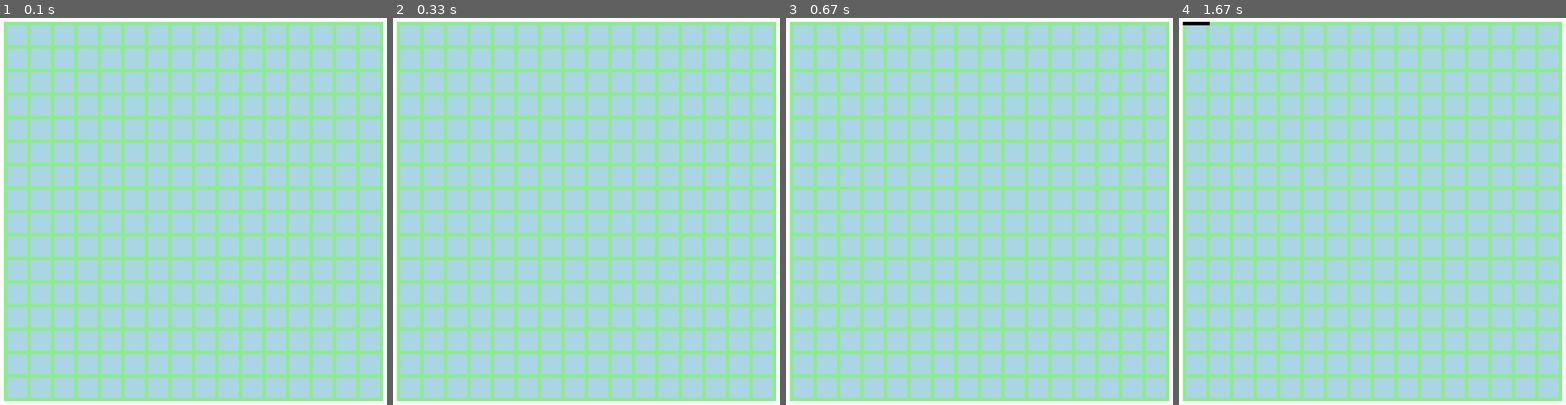
Above: before the commit, frames 1-4 (left to right).
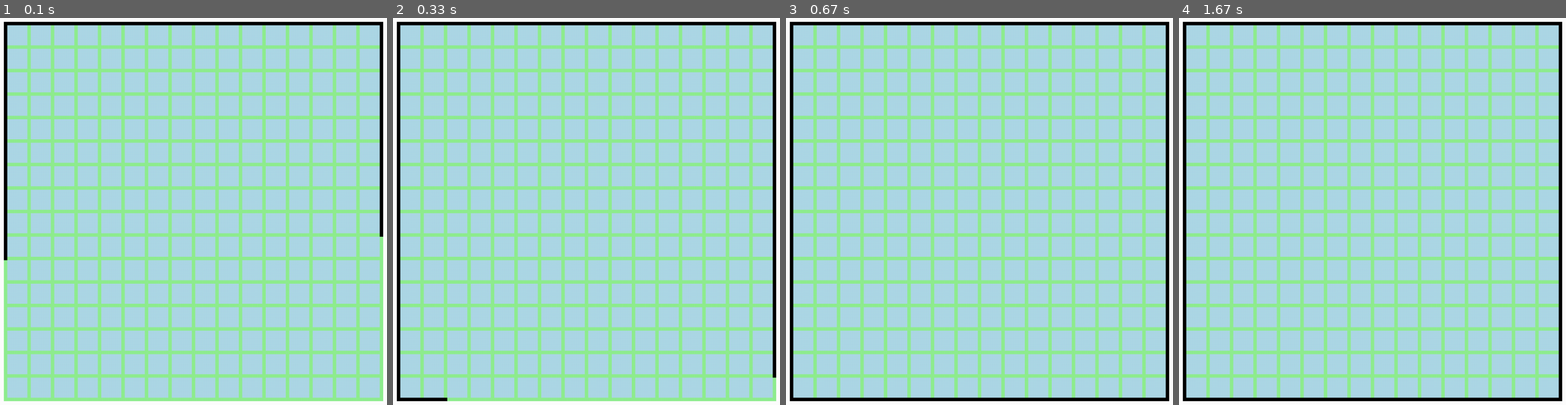
Above: after the commit, the same moments.

Repository: atharva-bhange/Project-Micromouse-Simulation
Game: pygame game, started from Project Micromouse/interface.py
The game is run twice, just before and just after one commit, with the same random seed, the same clock (stepped at 60 frames per second) and the same inputs.
Inputs (mouse positions are in pixels of both pictures, inside the frame that each line leads up to):
- Up to frame 1 (0.1 s): no input
- Up to frame 2 (0.33 s): no input
- Up to frame 3 (0.67 s): right-click (outside the picture) at 0.38 s
- Up to frame 4 (1.67 s): click (1194, 21) at 0.72 s

The runs differ from the first frame. In frame 1, 2.1% of the frame differs, in the area x 0-100%, y 0-63%; in frame 2, 2.9%; in frame 3, 3.8%, in the area x 0-100%, y 0-100%; in frame 4, 3.7%.

Commit message:
Default styling file added. This done by storing all the object data in pickle serealized files.

Diff:
--- a/Project Micromouse/interface.py
+++ b/Project Micromouse/interface.py
@@ -3,6 +3,7 @@
 import numpy as np
 import pygame_functions as pf
 import json
+import pickle
 
 white = (255,255,255)
 black = (0,0,0)
@@ -183,6 +184,7 @@
 #print(iidlist)
 #print(edges)
 pygame.display.update()
+
 ##
 #
 # for t in range(4):
@@ -192,11 +194,39 @@
 #     print(edges["110"][t].x_lower_bound,edges["110"][t].x_upper_bound,edges["110"][t].y_lower_bound,edges["110"][t].y_upper_bound )
 
 
+
+# Drawing edges from default.pickle
+drawdefault = True
+try:
+    defaulthandle = open("default.pickle" , "rb")
+    #print("reading default")
+except:
+    print("Default pickle file not found.")
+    drawdefault = False
+
+if drawdefault:
+    #print("Drawing Default")
+    default_data = pickle.load(defaulthandle)
+    iidlist =  default_data[0]
+    cells = default_data[1]
+    edges = default_data[2]
+    for defaultids in default_data[0]:
+        default_edge_info = default_data[2][defaultids]
+        for each_default_edge in default_edge_info:
+            if each_default_edge.color == black:
+                #print("punch")
+                pygame.draw.rect(win,each_default_edge.color,[each_default_edge.x_cor,each_default_edge.y_cor,each_default_edge.width,each_default_edge.height])
+                pygame.display.update()
+
+    defaulthandle.close()
+
+##
+
+
+# Simulation Loop
+
 while not gameExit:
-
-
     for event in pygame.event.get():
-        #print(event)
         if event.type == pygame.QUIT:
             gameExit = True
         if event.type == pygame.KEYDOWN:
@@ -211,6 +241,17 @@
 
 
     pygame.display.update()
-
+# pickle_data = []
+# pickle_data.append(iidlist)
+# pickle_data.append(cells)
+# pickle_data.append(edges)
+#
+# fhand = open("default.pickle" , "wb")
+# pickle.dump(pickle_data,fhand)
+# fhand.close()
+
+# fhand = open("default2.pickle" , "rb")
+# pickle_data = pickle.load(fhand)
+# print(pickle_data[0][11][11].id)
 pygame.quit()
 quit()
Binary file added: Project Micromouse/default.pickle
